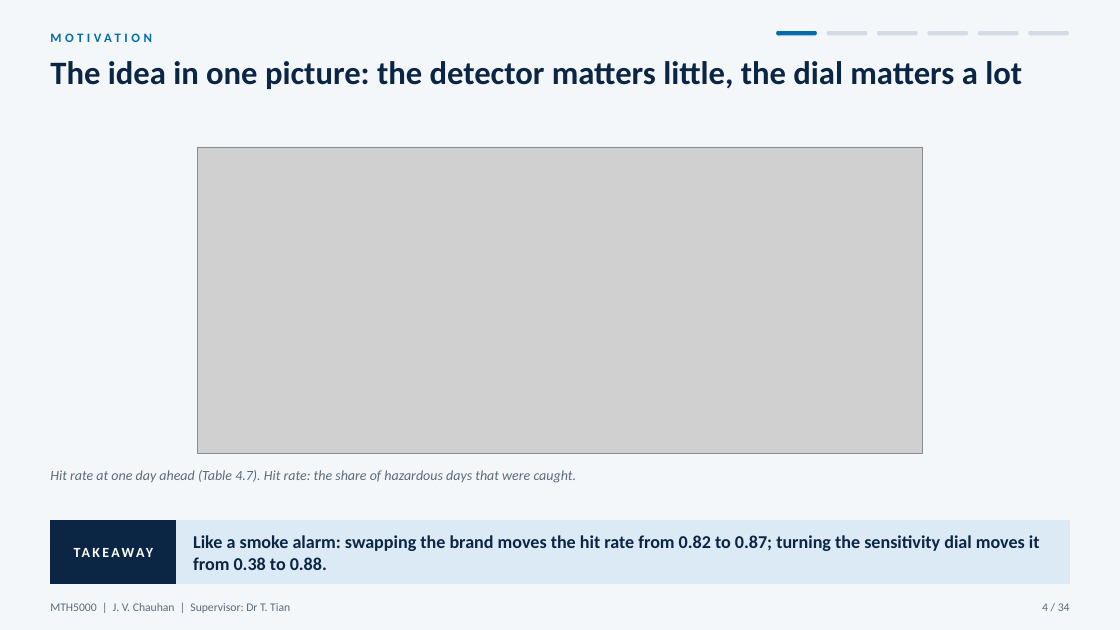
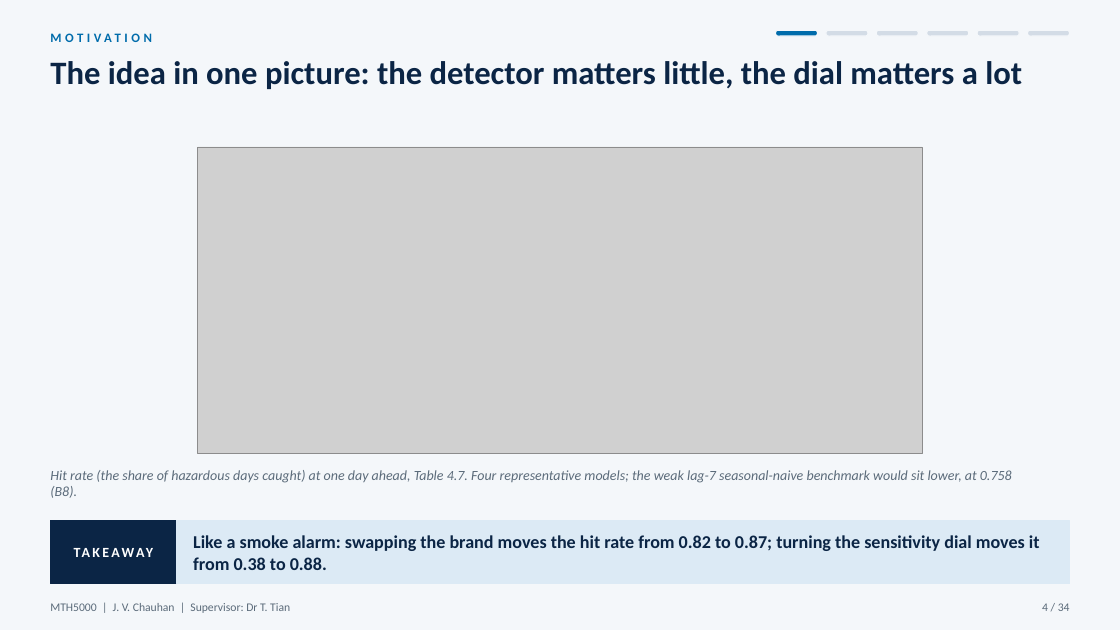
Before and after one commit to JC16092/mth5000-aqi-forecast, a slide deck: slide 4 of presentation_new/MTH5000_oral_presentation.pptx. Drawn at 1120x630 pixels with LibreOffice and Linux fonts; fonts in the diff are those of the drawing; grey boxes stand for pictures. Boxes give left, top, right and bottom in pixels: in the first picture for what was removed or moved away, otherwise in the second. Text is boxed around its words. In the diff, an @@ line names an element or a change of style, - is before the commit and + after.

```diff
--- a/presentation_new/MTH5000_oral_presentation.pptx
+++ b/presentation_new/MTH5000_oral_presentation.pptx
@@ text at <box>50,470,1012,498</box>: text changed @@
-Hit rate at one day ahead (Table 4.7). Hit rate: the share of hazardous days that were caught.
+Hit rate (the share of hazardous days caught) at one day ahead, Table 4.7. Four representative models; the weak lag-7 seasonal-naive benchmark would sit lower, at 0.758 (B8).
```
Also in this commit, not shown: 13 other slides changed, 4 other files.
